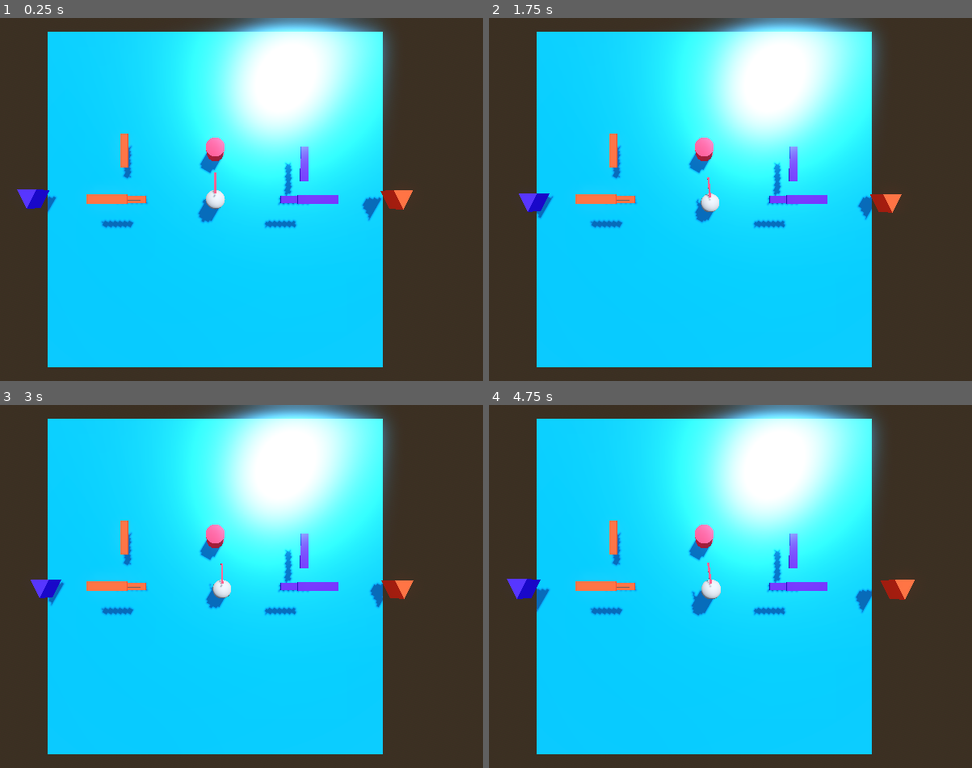
Above: before the commit, frames 1-4 (two rows, left to right).
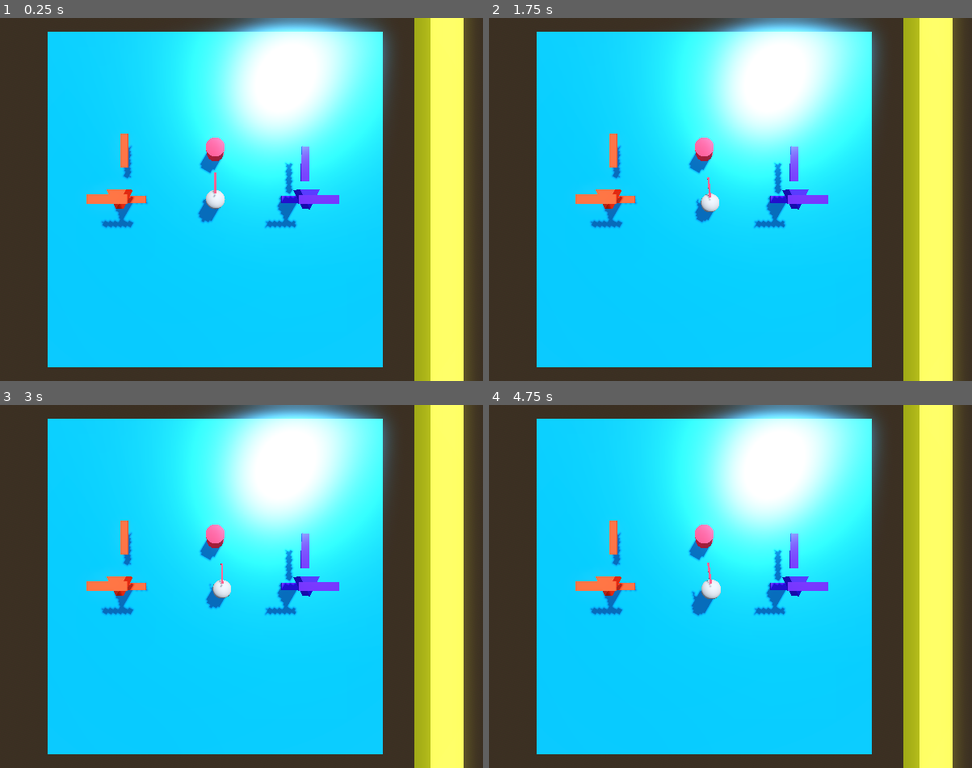
Above: after the commit, the same moments.

Repository: Charlie-Quin/Portals-
Game: Godot game, scene res://world.tscn
Two runs of this game, one before a commit and one after it. Both use one fixed random seed, a clock stepped at 60 frames per second and the inputs below.
Inputs (mouse positions are in pixels of both pictures, inside the frame that each line leads up to):
- Up to frame 1 (0.25 s): no input
- Up to frame 2 (1.75 s): move the mouse to (740, 199) at 0.52 s; tap A (a) at 0.6 s; tap Space (jump) at 0.77, 1.52 s; tap D (d) at 0.8, 1.35 s; move the mouse to (672, 199) at 1.27 s; tap S (s) at 1.55 s
- Up to frame 3 (3 s): move the mouse to (231, 579) at 2.02 s; tap S (s) at 2.1 s; tap W (w) at 2.3, 2.85 s; move the mouse to (207, 593) at 2.77 s
- Up to frame 4 (4.75 s): tap Space (jump) at 3.02, 3.77, 4.52 s; tap A (a) at 3.05, 3.6 s; move the mouse to (754, 590) at 3.52 s; tap D (d) at 3.8, 4.35 s; tap Enter at 4.25 s; move the mouse to (658, 582) at 4.27 s; tap S (s) at 4.55 s

The runs differ from the first frame. In frame 1, 12% of the frame differs, in the area x 3-97%, y 0-100%; in frame 2, 12%; in frame 3, 12%; in frame 4, 12%.

Commit message:
changes

Diff:
--- a/portal.gd
+++ b/portal.gd
@@ -23,11 +23,23 @@
 		if not player:
 			return
 
-	var offsetToOtherPortal = - (stuff.position - targetPortal.stuff.position )
+	#this bit works if there are no rotations
+	if false:
+		var cameraOffset = -(stuff.global_position - player.global_position)
+		camera.global_position =  cameraOffset + targetPortal.stuff.global_position
 
-	var cameraOffset = -(stuff.global_position - player.global_position)
 
-	camera.position =  cameraOffset + offsetToOtherPortal
+	var globalOffset = -(stuff.global_transform.origin - player.global_transform.origin)
+	var myBasis = global_transform.basis
+	var localOffset = Vector3(globalOffset.dot(myBasis.x),globalOffset.dot(myBasis.y),globalOffset.dot(myBasis.z))
+
+	var targetBasis = global_transform.basis
+	var newPosition = (
+		targetPortal.stuff.global_transform.origin +
+		targetBasis.z * localOffset.z +
+		targetBasis.x * localOffset.x +
+		targetBasis.y * localOffset.y
+		)
 
 	print(camera.position)
 
--- a/world.tscn
+++ b/world.tscn
@@ -64,6 +64,15 @@
 albedo_color = Color(0, 0.588235, 0.894118, 1)
 metallic = 0.67
 roughness = 0.28
+
+[sub_resource type="StandardMaterial3D" id="StandardMaterial3D_dkkef"]
+albedo_color = Color(0.0588235, 1, 0.137255, 1)
+
+[sub_resource type="StandardMaterial3D" id="StandardMaterial3D_vkxqc"]
+albedo_color = Color(1, 0.196078, 1, 1)
+
+[sub_resource type="StandardMaterial3D" id="StandardMaterial3D_uufj1"]
+albedo_color = Color(1, 1, 0.137255, 1)
 
 [sub_resource type="CapsuleShape3D" id="CapsuleShape3D_js4xe"]
 
@@ -124,8 +133,7 @@
 script = ExtResource("3_g7d16")
 targetPortal = NodePath("../portal2")
 
-[node name="SubViewport" type="SubViewport" parent="portal1"]
-size = Vector2i(720, 1080)
+[node name="SubViewport" type="Node3D" parent="portal1"]
 
 [node name="stuff" type="Node3D" parent="portal1/SubViewport"]
 transform = Transform3D(1, 0, 0, 0, 1, 0, 0, 0, 1, -4.9722, 9.53674e-07, -0.0199184)
@@ -134,6 +142,7 @@
 
 [node name="Sprite3D" type="Sprite3D" parent="portal1/SubViewport/stuff/Cameras"]
 transform = Transform3D(0.25, 0, 0, 0, 0.25, 0, 0, 0, 1, -0.0668812, 0.0248566, 0.0646772)
+visible = false
 texture = SubResource("ViewportTexture_weusi")
 
 [node name="Camera3D" type="Camera3D" parent="portal1/SubViewport/stuff"]
@@ -161,8 +170,7 @@
 script = ExtResource("3_g7d16")
 targetPortal = NodePath("../portal1")
 
-[node name="SubViewport" type="SubViewport" parent="portal2"]
-size = Vector2i(720, 1080)
+[node name="SubViewport" type="Node3D" parent="portal2"]
 
 [node name="stuff" type="Node3D" parent="portal2/SubViewport"]
 transform = Transform3D(1, 0, 0, 0, 1, 0, 0, 0, 1, 4.72837, 0, 0)
@@ -171,6 +179,7 @@
 
 [node name="Sprite3D" type="Sprite3D" parent="portal2/SubViewport/stuff/Cameras"]
 transform = Transform3D(0.25, 0, 0, 0, 0.25, 0, 0, 0, 1, -0.0668812, 0.0248566, 0.0646772)
+visible = false
 texture = SubResource("ViewportTexture_muivo")
 
 [node name="Camera3D" type="Camera3D" parent="portal2/SubViewport/stuff"]
@@ -199,6 +208,21 @@
 size = Vector3(20, 1, 20)
 material = SubResource("StandardMaterial3D_r2v4a")
 
+[node name="CSGBox3D" type="CSGBox3D" parent="floor"]
+transform = Transform3D(1, 0, 0, 0, 1, 0, 0, 0, 1, 0.311401, 1.89424, 14.3954)
+size = Vector3(20.6257, 1, 1)
+material = SubResource("StandardMaterial3D_dkkef")
+
+[node name="CSGBox3D3" type="CSGBox3D" parent="floor"]
+transform = Transform3D(1, 0, 0, 0, 1, 0, 0, 0, 1, 0.311401, 1.89424, -14.1203)
+size = Vector3(20.6257, 1, 1)
+material = SubResource("StandardMaterial3D_vkxqc")
+
+[node name="CSGBox3D2" type="CSGBox3D" parent="floor"]
+transform = Transform3D(1, 0, 0, 0, 1, 0, 0, 0, 1, 11.9531, 1.89424, 0.836129)
+size = Vector3(1.72144, 1, 24.8003)
+material = SubResource("StandardMaterial3D_uufj1")
+
 [node name="player" type="CharacterBody3D" parent="."]
 script = ExtResource("3_81ptb")
 
Not shown: 1 places in world.tscn that only renumber resources
